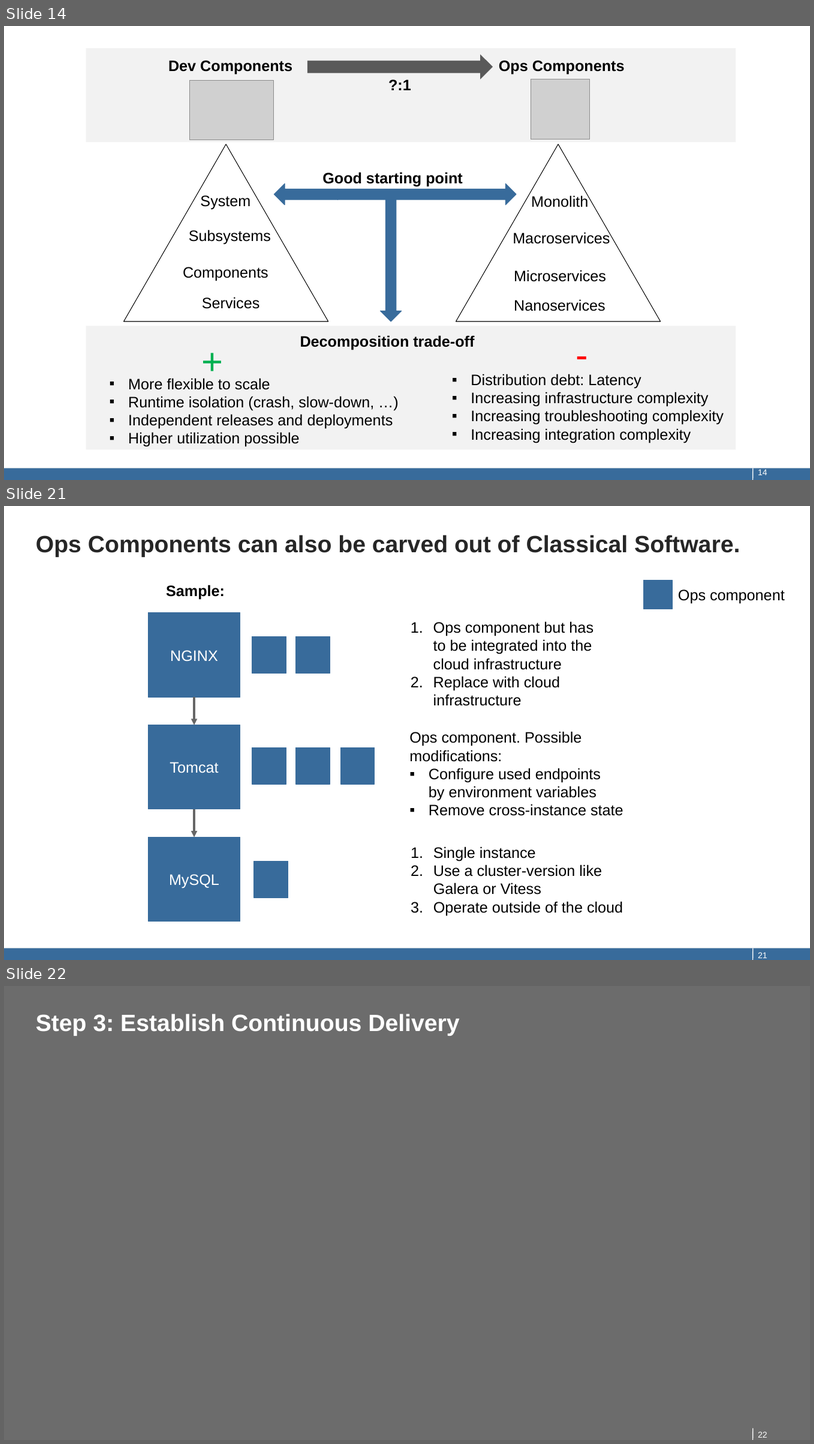
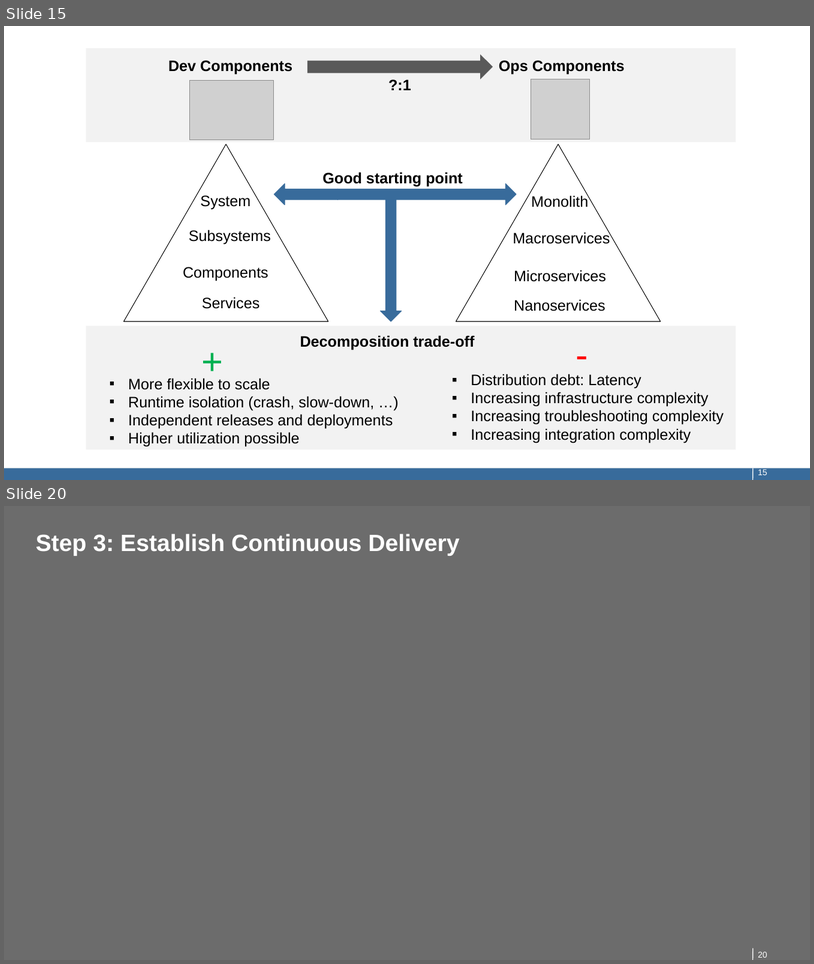
Before and after one commit to qaware/hitchhikers-guide-cloudnative, a slide deck: slides/01-microservices.pptx. Shown one above the other, each under a label of ours: slides 14, 21 and 22 before the commit, slides 15 and 20 after it; the slides between them are not shown. The pictures are 814x1444 and 814x964 pixels, drawn with LibreOffice and Linux fonts; fonts in the diff are those of the drawing; grey boxes stand for pictures. Boxes give left, top, right and bottom in pixels: in the first picture for what was removed or moved away, otherwise in the second. Text is boxed around its words. In the diff, an @@ line names an element or a change of style, - is before the commit and + after.

```diff
--- a/slides/01-microservices.pptx
+++ b/slides/01-microservices.pptx
@@ slide 21 removed at (4, 506, 810, 960), background #FFFFFF; not listed: 2 template elements that a slide beside it also shows @@
@@ title removed at (36, 535, 740, 557) @@
-Ops Components can also be carved out of Classical Software.
@@ text removed at (166, 585, 225, 600) @@
-Sample:
@@ rectangle removed at (644, 580, 673, 609) @@
@@ text removed at (678, 589, 785, 604) @@
-Ops component
@@ rectangle removed at (149, 613, 240, 697) @@
-NGINX
@@ text removed at (434, 621, 594, 706) @@
-1. Ops component but has
-   to be integrated into the
-   cloud infrastructure
-2. Replace with cloud
-   infrastructure
@@ rectangle removed at (252, 637, 286, 673) @@
@@ rectangle removed at (296, 637, 330, 673) @@
@@ arrow removed from (195, 697) to (195, 725) @@
@@ rectangle removed at (149, 725, 240, 809) @@
-Tomcat
@@ text removed at (410, 731, 624, 816) @@
-Ops component. Possible
-modifications:
-▪ Configure used endpoints
-  by environment variables
-▪ Remove cross-instance state
@@ rectangle removed at (252, 747, 286, 784) @@
@@ rectangle removed at (296, 747, 330, 784) @@
@@ rectangle removed at (341, 747, 375, 784) @@
@@ arrow removed from (195, 809) to (195, 837) @@
@@ rectangle removed at (149, 837, 240, 921) @@
-MySQL
@@ text removed at (434, 846, 623, 915) @@
-1. Single instance
-2. Use a cluster-version like
-   Galera or Vitess
-3. Operate outside of the cloud
@@ rectangle removed at (254, 861, 288, 897) @@
@@ page number removed at (758, 952, 768, 958) @@
-21
@@ what was slide 14 is now slide 15 @@
@@ page number at (758, 468, 768, 475): text changed @@
-14
+15
@@ what was slide 22 is now slide 20 @@
@@ page number at (758, 951, 768, 957): text changed @@
-22
+20
```
Also in this commit, not shown: 5 slides changed, 2 slides added, 3 other slides removed, 3 other files.
